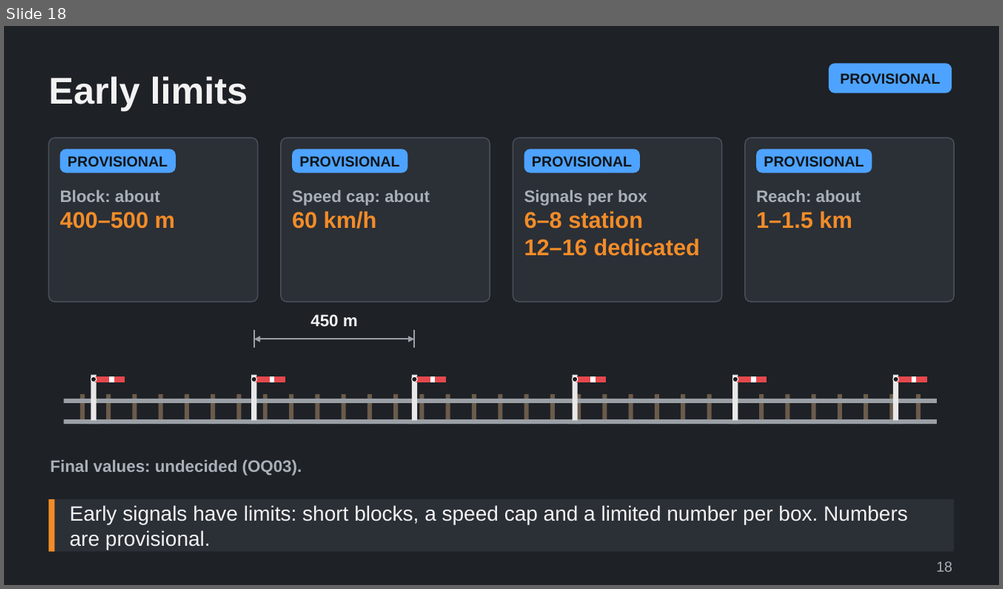
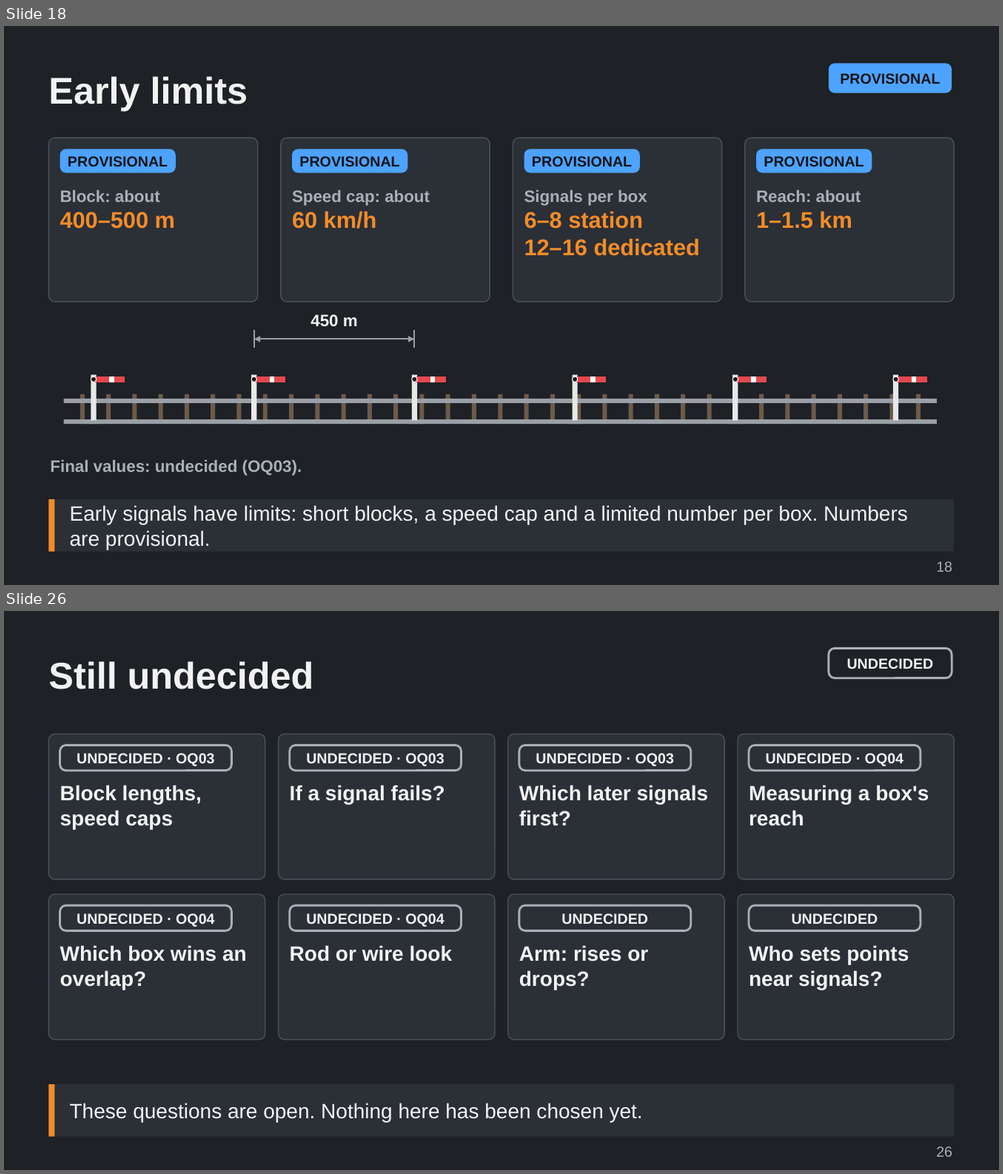
Before and after one commit to Tarenkookoo/Satisfactory---Early-Locomotion, a slide deck: Reporting/Claude Presents/Deck2_Signals/Signals_and_Signal_Boxes_Explained.pptx. Shown one above the other, each under a label of ours: slide 18 before the commit, slides 18 and 26 after it; the slides between them are not shown. The pictures are 1003x589 and 1003x1174 pixels, drawn with LibreOffice and Linux fonts; fonts in the diff are those of the drawing. Boxes give left, top, right and bottom in pixels: in the first picture for what was removed or moved away, otherwise in the second. Text is boxed around its words. In the diff, an @@ line names an element or a change of style, - is before the commit and + after.

```diff
--- a/Reporting/Claude Presents/Deck2_Signals/Signals_and_Signal_Boxes_Explained.pptx
+++ b/Reporting/Claude Presents/Deck2_Signals/Signals_and_Signal_Boxes_Explained.pptx
@@ slide 26 added at (4, 611, 999, 1170), background #1E2126 @@
@@ rounded rectangle added at (828, 648, 951, 678), outline #A9B0B8 2 pt, 14 pt, text #F2F2F2, bold @@
+UNDECIDED
@@ title added at (48, 661, 314, 689), 36 pt, text #F2F2F2, bold @@
+Still undecided
@@ group added at (48, 734, 954, 1040): 16 rounded rectangles, 8 texts @@
+UNDECIDED · OQ03
+Block lengths, speed caps
+UNDECIDED · OQ03
+If a signal fails?
+UNDECIDED · OQ03
+Which later signals first?
+UNDECIDED · OQ04
+Measuring a box's reach
+UNDECIDED · OQ04
+Which box wins an overlap?
+UNDECIDED · OQ04
+Rod or wire look
+UNDECIDED
+Arm: rises or drops?
+UNDECIDED
+Who sets points near signals?
@@ rectangle added at (48, 1085, 954, 1137), fill #2B2F36, 20 pt, text #F2F2F2 @@
+These questions are open. Nothing here has been chosen yet.
@@ rectangle added at (48, 1085, 55, 1137), fill #F28C28 @@
@@ text added at (936, 1147, 952, 1157), 14 pt, text #A9B0B8 @@
+26
```
Also in this commit, not shown: 8 other slides added, 5 other files.
